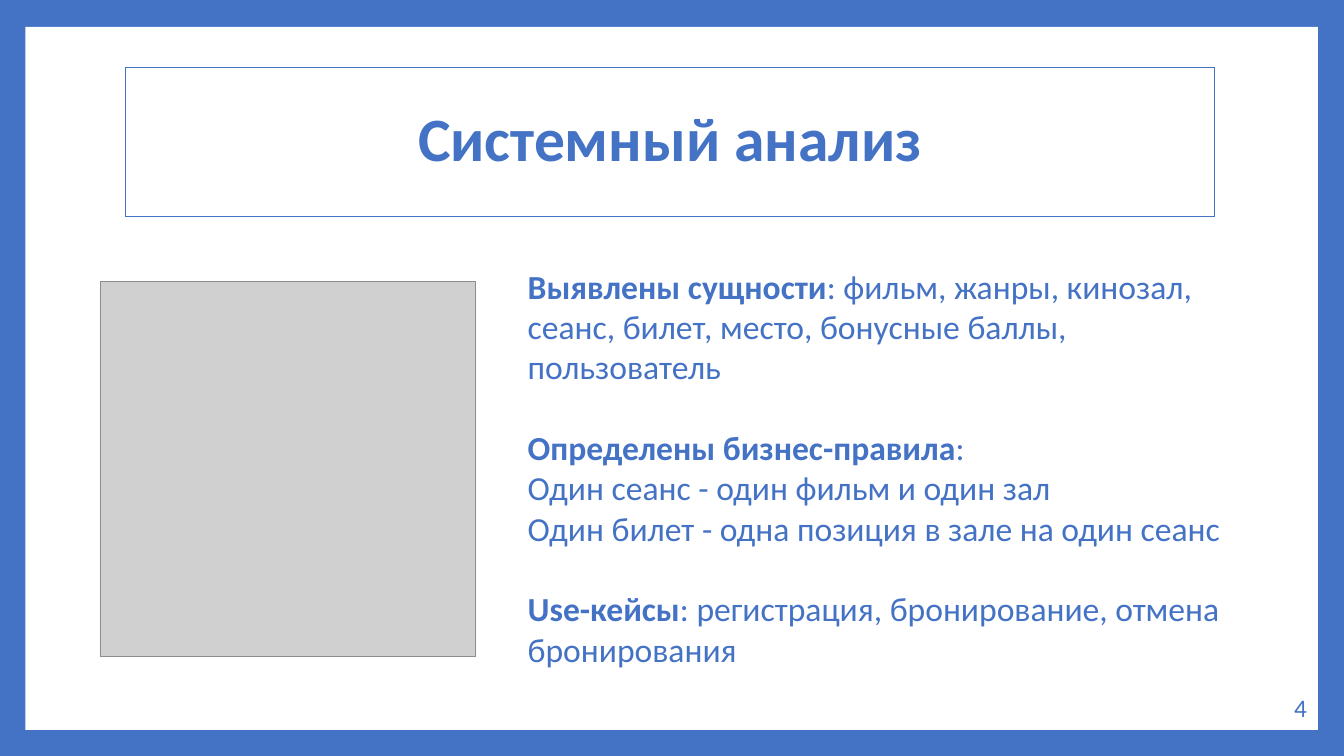
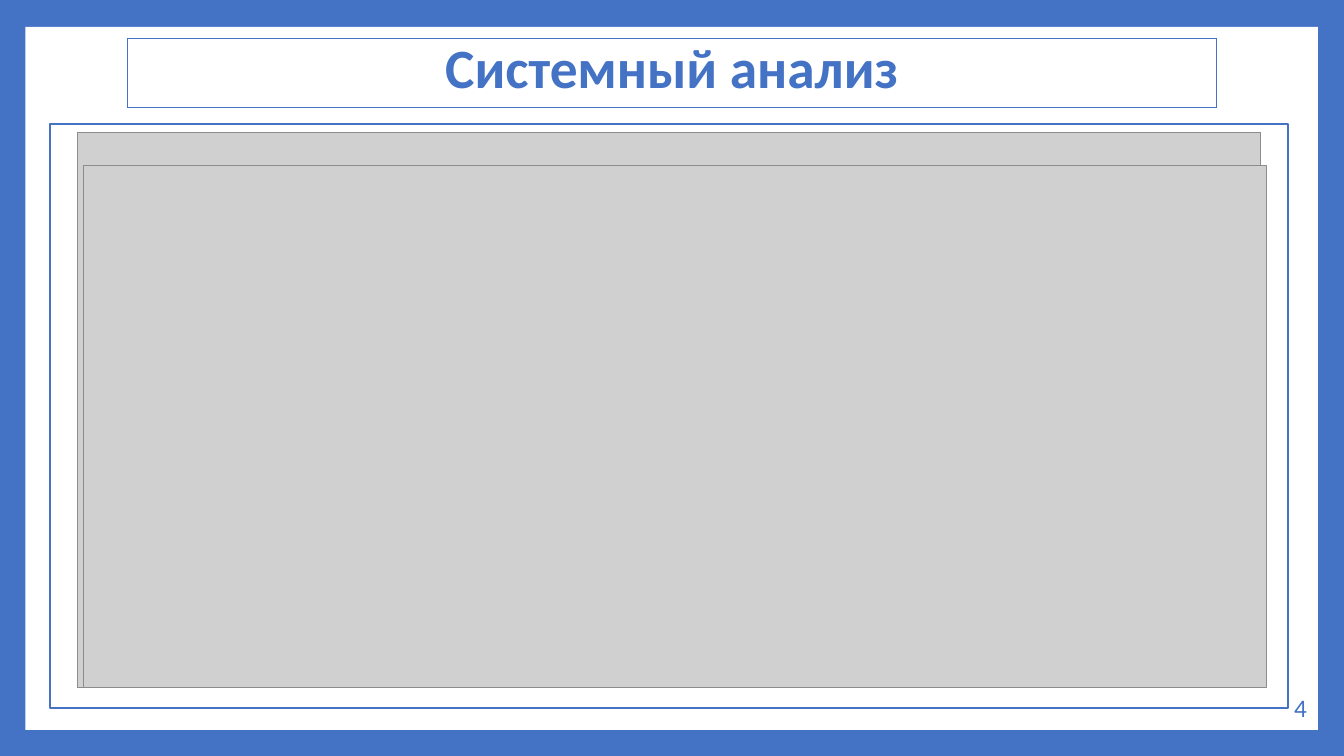
Before and after one commit to artem5438/my-first-repo2, a slide deck: slide 5 of docs/Пояснительные_материалы/Презентация_к_защите.pptx (slide 4 before the commit). Drawn at 1344x756 pixels with LibreOffice and Linux fonts; fonts in the diff are those of the drawing; grey boxes stand for pictures. Boxes give left, top, right and bottom in pixels: in the first picture for what was removed or moved away, otherwise in the second. Text is boxed around its words. In the diff, an @@ line names an element or a change of style, - is before the commit and + after.

```diff
--- a/docs/Пояснительные_материалы/Презентация_к_защите.pptx
+++ b/docs/Пояснительные_материалы/Презентация_к_защите.pptx
@@ rectangle "Системный анализ": place and size @@
-rectangle "Системный анализ" at [126, 68, 1215, 217]
+rectangle "Системный анализ" at [128, 38, 1217, 108]
@@ rectangle "Системный анализ" at [128, 38, 1217, 108]: size 44 to 39.6 pt; line spacing 0.9 to 0.8; title to rectangle @@
@@ rectangle added at [50, 124, 1290, 708], fill #FFFFFF, outline #4472C4 1.5 pt @@
@@ picture added at [78, 141, 1261, 688] @@
@@ picture added at [78, 132, 1261, 688] @@
@@ picture: place and size @@
-picture at [101, 281, 476, 656]
+picture at [84, 165, 1267, 688]
@@ text removed at [528, 276, 1220, 668] @@
-Выявлены сущности: фильм, жанры, кинозал, сеанс, билет, место, бонусные баллы, пользователь
-Определены бизнес-правила:
-Один сеанс - один фильм и один зал
-Один билет - одна позиция в зале на один сеанс
-Use-кейсы: регистрация, бронирование, отмена бронирования
```
Also in this commit, not shown: 11 other slides changed, 6 slides added, 2 slides removed, 10 other files.
